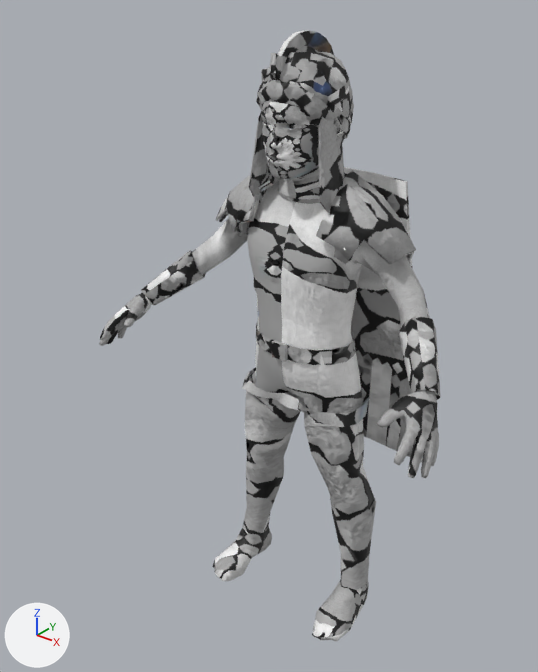
A saved change to the glTF model public/heroes/m-tiny.glb.
Camera for both pictures: a 50 mm lens placed at (1.234, -1.754, 2.019), pointed at (-0.077, -0.115, 1.003). Every picture has the same lights, and +X, +Y and +Z are marked at lower left. The picture after the commit comes second. Vertices at exactly the same position are counted once.

Objects in the first picture: 'hero'.
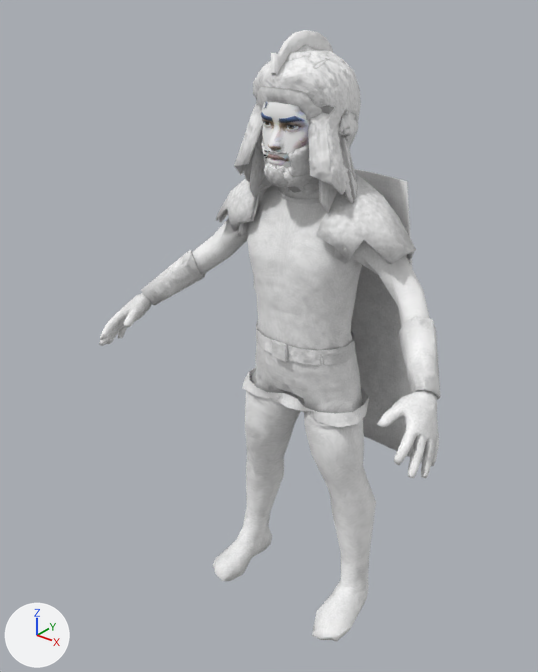
Boxes [x1, y1, x2, y2] around the edits, measured in the pictures (538 x 672 px):
part 1 of me_hero, added
    after: [266, 150, 283, 155]
part 2 of me_hero, built on
    before: [315, 85, 353, 134]
    after: [234, 50, 361, 203]
part 3 of me_hero, surface changed (lighter)
    both: [99, 30, 441, 640]

Edits to the bpy script that builds the scene:
```text
Change me_hero:
    used by ob_hero; location = (0.0, 0.0, 0.0)
    remove me_hero.from_pydata(...)  # 5107 vertices, 10117 faces; spans x -0.6..0.6, y -0.4..0.22, z -0.01..1.89
    add me_hero.from_pydata(...)  # 8078 vertices, 16257 faces; spans x -0.6..0.6, y -0.4..0.22, z -0.01..1.89
    me_hero part 1: a new loose piece of 50 vertices spanning x -0.03..0.03, y -0.2..-0.17, z 1.58..1.6, in mat_hero
    me_hero part 2: 61 vertices moved within x -0.12..0.12, y -0.17..0.03, z 1.62..1.82; 2894 vertices added at x -0.19..0.19, y -0.2..0.12, z 1.37..1.85
    me_hero part 3: 9022 kept faces spanning x -0.6..0.6, y -0.4..0.22, z -0.01..1.89 get new texture (UV) coordinates
    other edits to the shape of me_hero do not show in these pictures
```
